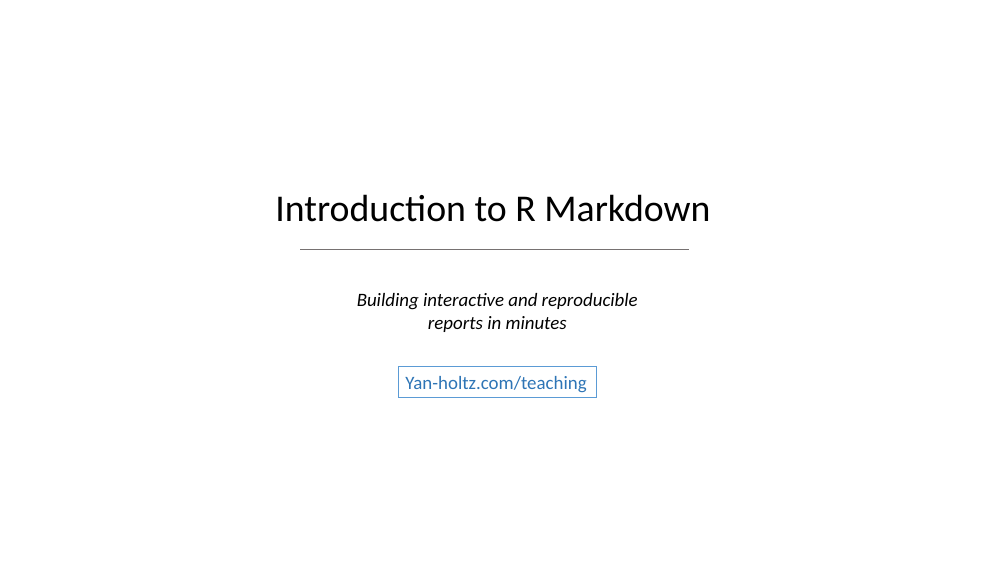
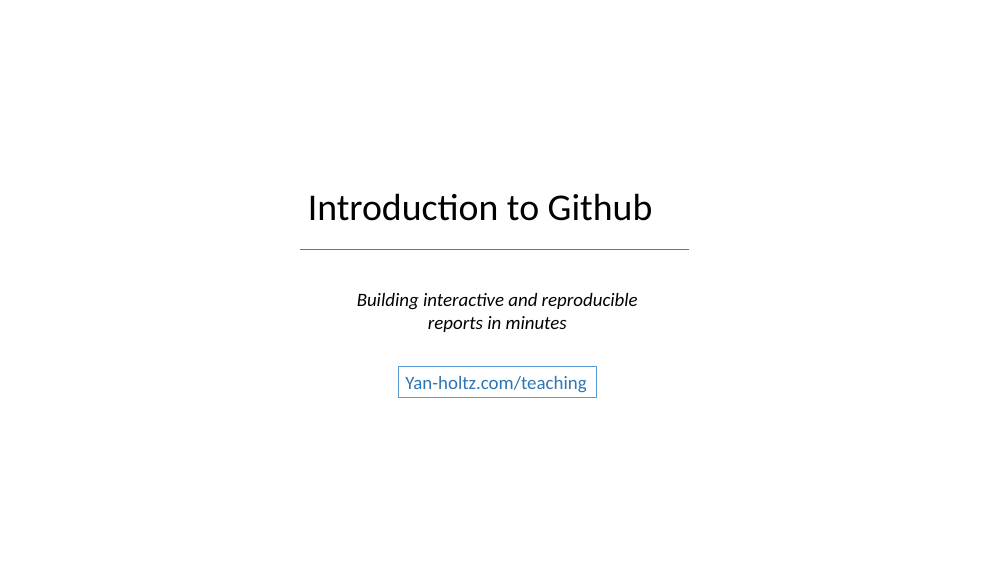
Before and after one commit to holtzy/Teaching, a slide deck: slide 1 of Intro_Github.pptx. Drawn at 1008x567 pixels with LibreOffice and Linux fonts; fonts in the diff are those of the drawing; background and template pictures are left out. Boxes give left, top, right and bottom in pixels: in the first picture for what was removed or moved away, otherwise in the second. Text is boxed around its words. In the diff, an @@ line names an element or a change of style, - is before the commit and + after.

Commit message:
currently doing slides about github

```diff
--- a/Intro_Github.pptx
+++ b/Intro_Github.pptx
@@ text at [308, 193, 653, 221]: text changed @@
-Introduction to R Markdown
+Introduction to Github
```
Also in this commit, not shown: 3 slides added, 2 slides removed.
